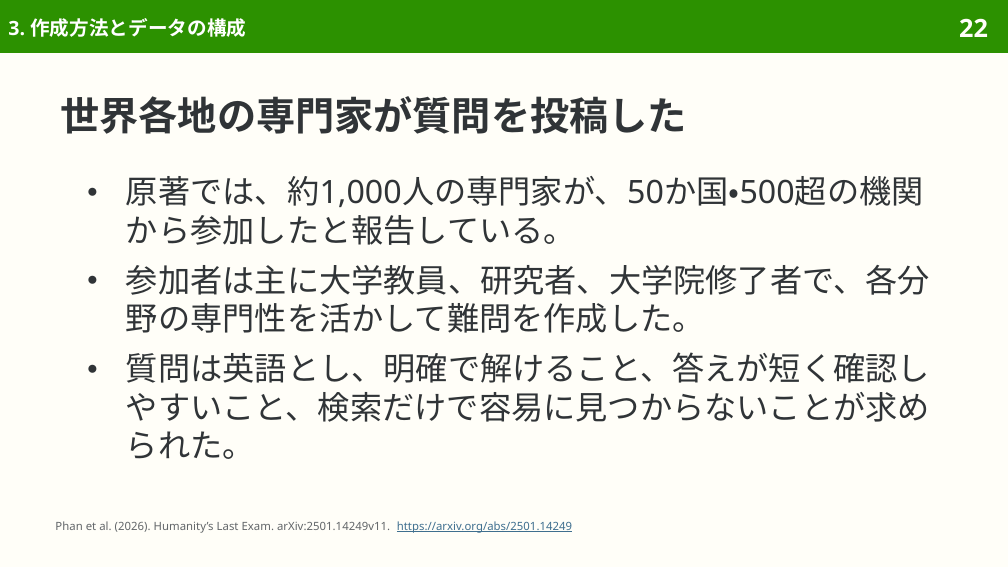
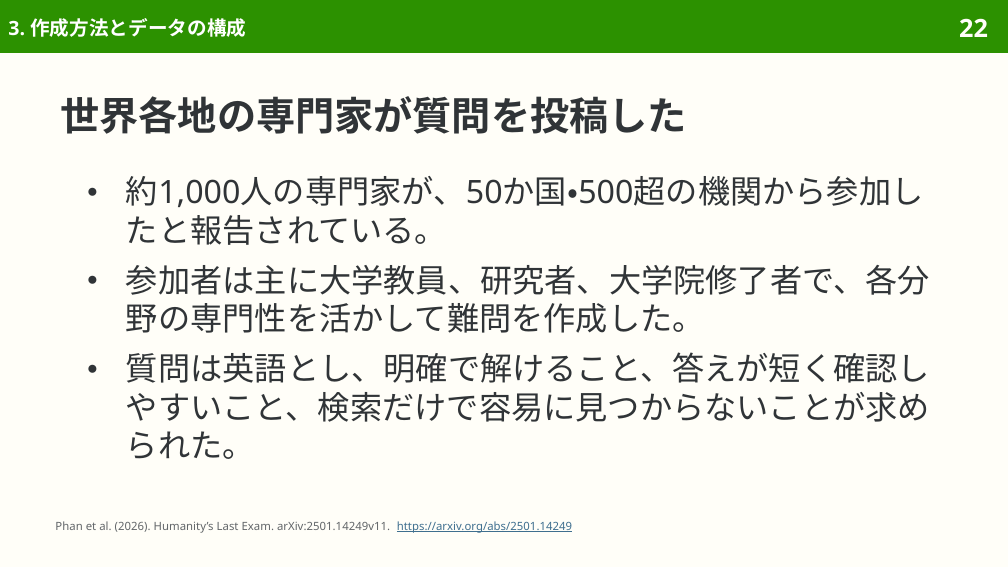
Before and after one commit to sasakiy84/datasets-in-10-minutes, a slide deck: slide 22 of slides/datasets-in-10-minutes-hle.pptx. Drawn at 1008x567 pixels with LibreOffice and Linux fonts; fonts in the diff are those of the drawing. Boxes give left, top, right and bottom in pixels: in the first picture for what was removed or moved away, otherwise in the second. Text is boxed around its words. In the diff, an @@ line names an element or a change of style, - is before the commit and + after.

Commit message:
slides(hle): refine Japanese wording and pair translations

```diff
--- a/slides/datasets-in-10-minutes-hle.pptx
+++ b/slides/datasets-in-10-minutes-hle.pptx
@@ text at (126, 176, 923, 245): text changed @@
-● 原著では、約1,000人の専門家が、50か国・500超の機関から参加したと報告している。
+● 約1,000人の専門家が、50か国・500超の機関から参加したと報告されている。
```
Also in this commit, not shown: 9 other slides changed, 4 other files.
